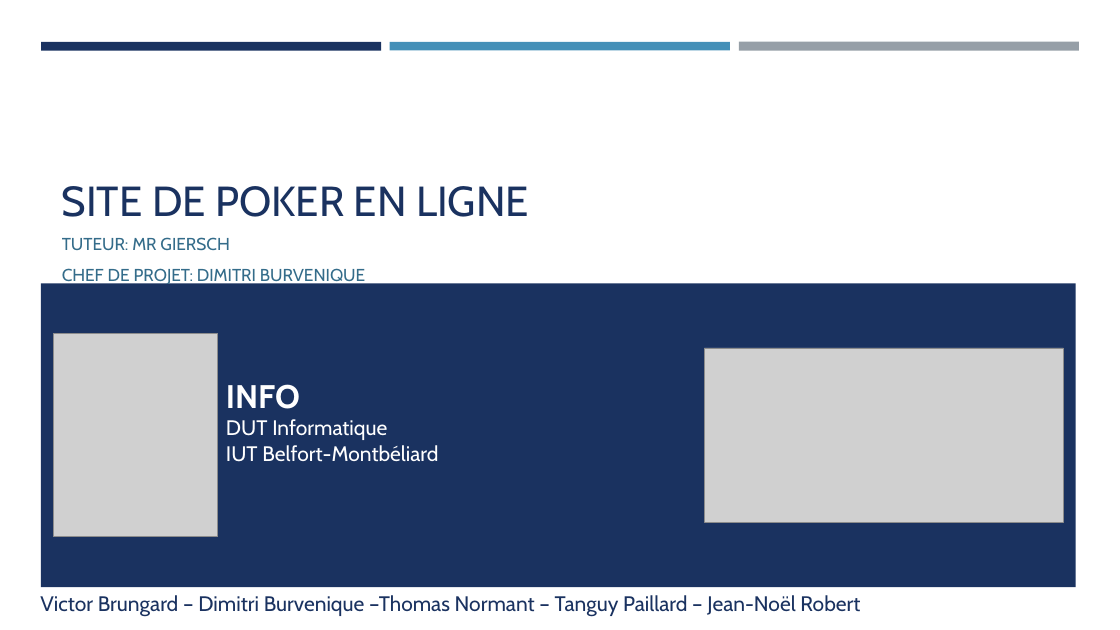
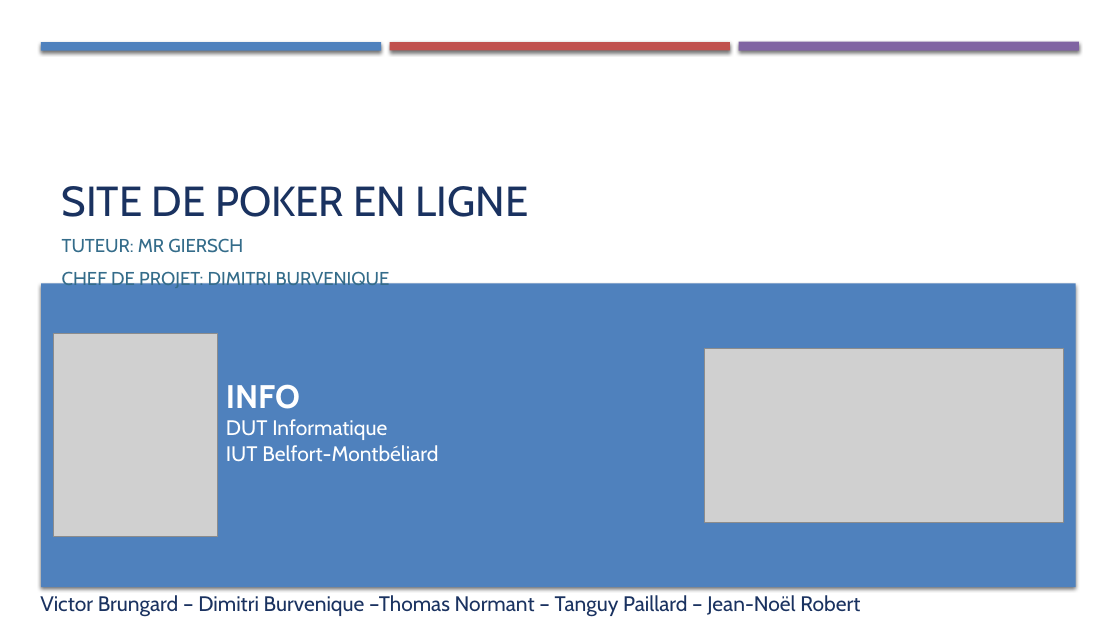
Before and after one commit to jn-robert/PokerProjet, a slide deck: slide 1 of Projet tuteuré.pptx. Drawn at 1120x630 pixels with LibreOffice and Linux fonts; fonts in the diff are those of the drawing; grey boxes stand for pictures. Boxes give left, top, right and bottom in pixels: in the first picture for what was removed or moved away, otherwise in the second. Text is boxed around its words. In the diff, an @@ line names an element or a change of style, - is before the commit and + after.

```diff
--- a/Projet tuteuré.pptx
+++ b/Projet tuteuré.pptx
@@ rectangle at [41,42,381,50]: fill #1A3260 to #4F81BD; shadow on @@
@@ rectangle at [390,42,730,50]: fill #4590B8 to #C0504D; shadow on @@
@@ rectangle at [739,42,1079,51]: fill #969FA7 to #8064A2; shadow on @@
@@ text "TUTEUR: MR GIERSCH" at [62,238,390,290]: size 14.8 to 16 pt @@
@@ rectangle at [41,283,1076,586]: fill #1A3260 to #4F81BD; shadow on @@
```
Also in this commit, not shown: 10 other slides changed.
